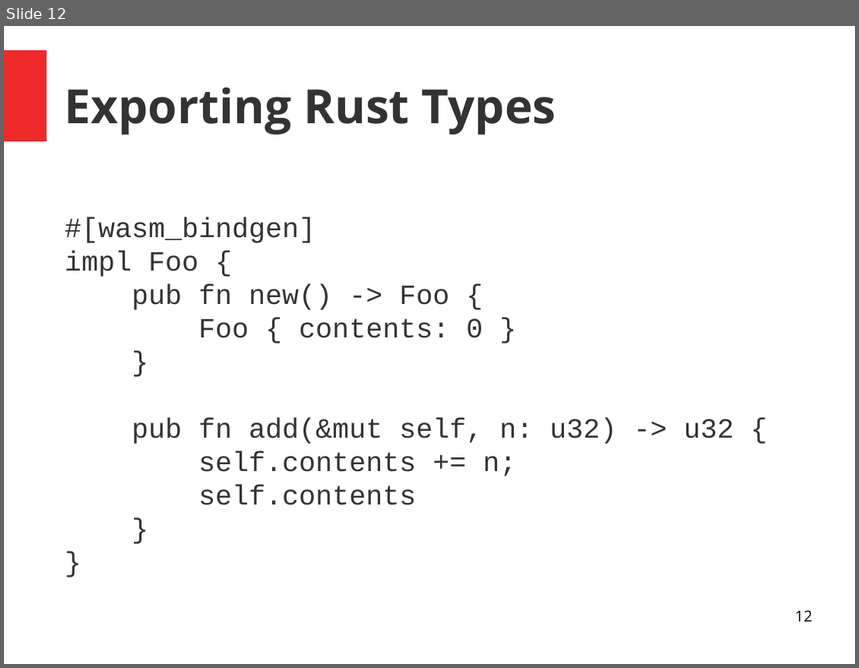
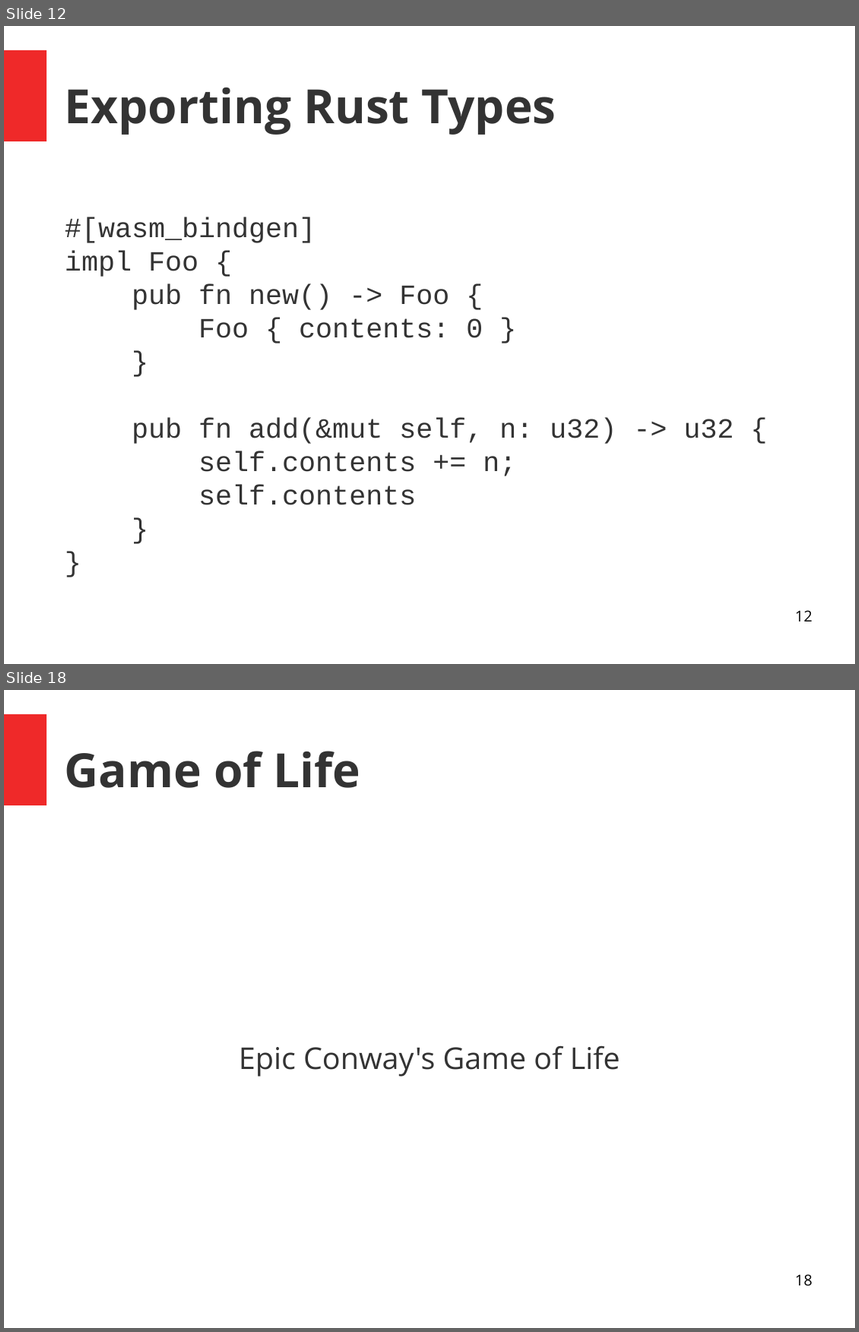
Before and after one commit to pdxrust/rust-wasm-workshop, a slide deck: rust-wasm-workshop-intro-slides.odp. Shown one above the other, each under a label of ours: slide 12 before the commit, slides 12 and 18 after it; the slides between them are not shown. The pictures are 859x668 and 859x1332 pixels, drawn with LibreOffice and Linux fonts; fonts in the diff are those of the drawing. Boxes give left, top, right and bottom in pixels: in the first picture for what was removed or moved away, otherwise in the second. Text is boxed around its words. In the diff, an @@ line names an element or a change of style, - is before the commit and + after.

Commit message:
Add slides introducing game of life

```diff
--- a/rust-wasm-workshop-intro-slides.odp
+++ b/rust-wasm-workshop-intro-slides.odp
@@ slide 18 added at (4, 690, 855, 1328), background #FFFFFF; not listed: 1 template element that a slide beside it also shows @@
@@ title added at (65, 751, 361, 788), 44 pt, text #333333, bold @@
+Game of Life
@@ text added at (239, 1046, 620, 1077), 28 pt, text #333333 @@
+Epic Conway's Game of Life
@@ page number added at (795, 1274, 813, 1287), 14 pt, text #000000 @@
+18
```
Also in this commit, not shown: 4 slides changed, 4 other slides added, 1 other file.
